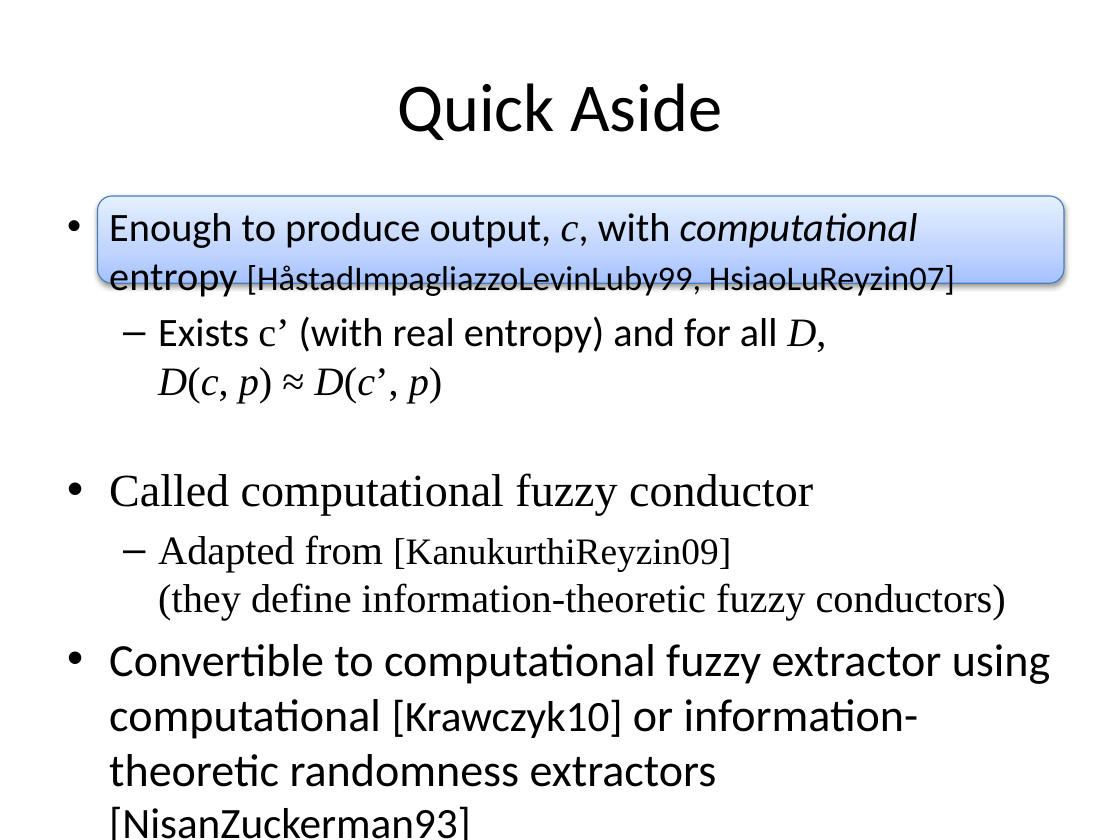
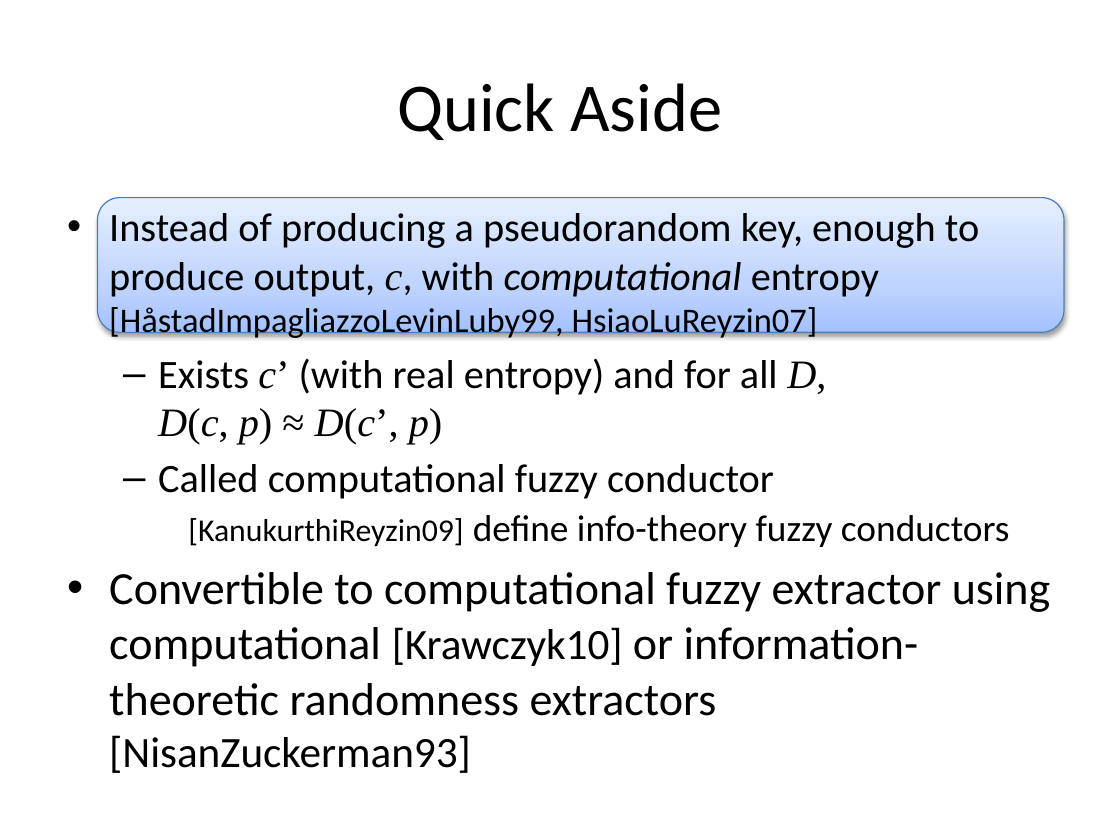
Before and after one commit to xianruimeng/comp-fuzzy-ext, a slide deck: slide 8 of constantRate/KeyDerivationWithNegativeUsable.pptx. Drawn at 1120x840 pixels with LibreOffice and Linux fonts; fonts in the diff are those of the drawing. Boxes give left, top, right and bottom in pixels: in the first picture for what was removed or moved away, otherwise in the second. Text is boxed around its words. In the diff, an @@ line names an element or a change of style, - is before the commit and + after.

```diff
--- a/constantRate/KeyDerivationWithNegativeUsable.pptx
+++ b/constantRate/KeyDerivationWithNegativeUsable.pptx
@@ rounded rectangle: place and size @@
-rounded rectangle at box(97, 196, 1064, 283)
+rounded rectangle at box(97, 197, 1064, 332)
@@ text at box(109, 213, 979, 341): text changed @@
-  • Enough to produce output, c, with computational entropy [HåstadImpagliazzoLevinLuby99, HsiaoLuReyzin07]
+  • Instead of producing a pseudorandom key, enough to produce output, c, with computational entropy [HåstadImpagliazzoLevinLuby99, HsiaoLuReyzin07]
@@ text at box(158, 358, 826, 445): italic on in "c’" @@
@@ text at box(158, 464, 1010, 547): text changed; font Times New Roman to Calibri @@
-• Called computational fuzzy conductor
-  – Adapted from [KanukurthiReyzin09]
-    (they define information-theoretic fuzzy conductors)
+  – Called computational fuzzy conductor
+    [KanukurthiReyzin09] define info-theory fuzzy conductors
```
Also in this commit, not shown: 7 other slides changed, 1 slide added.
